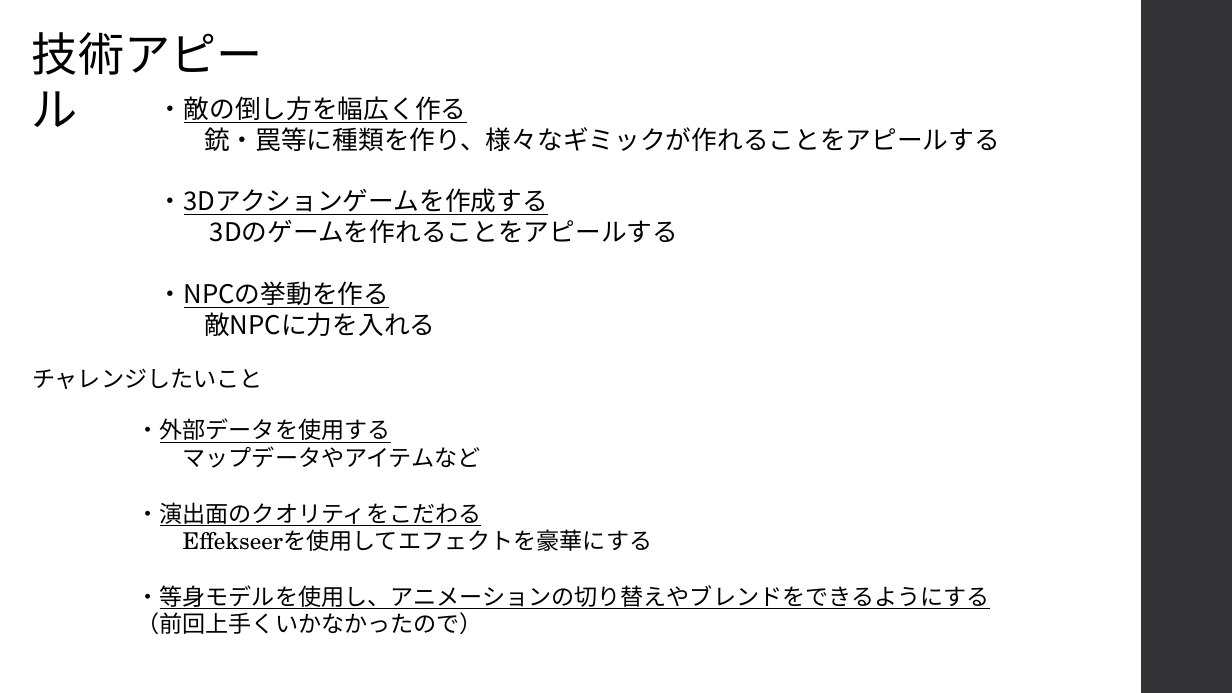
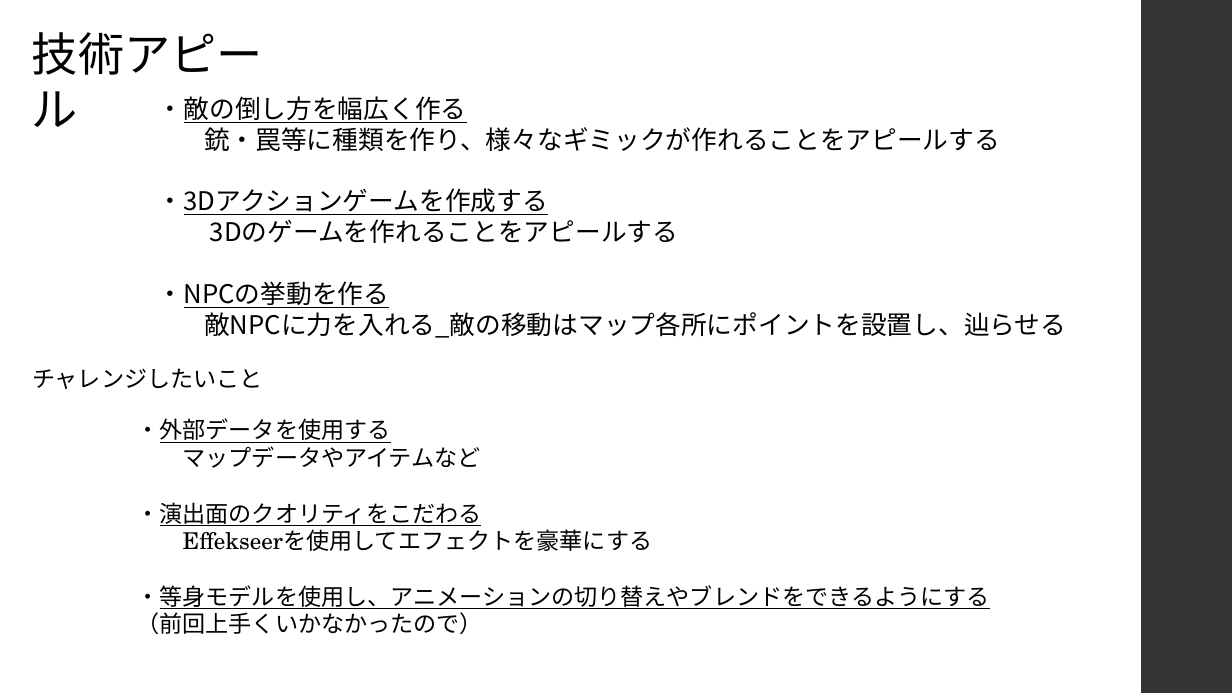
Before and after one commit to kakisawa/ProductionWork, a slide deck: slide 5 of 3DGame_3_NamelessGame/NamelessGame_企画書.pptx. Drawn at 1232x693 pixels with LibreOffice and Linux fonts; fonts in the diff are those of the drawing. Boxes give left, top, right and bottom in pixels: in the first picture for what was removed or moved away, otherwise in the second. Text is boxed around its words. In the diff, an @@ line names an element or a change of style, - is before the commit and + after.

```diff
--- a/3DGame_3_NamelessGame/NamelessGame_企画書.pptx
+++ b/3DGame_3_NamelessGame/NamelessGame_企画書.pptx
@@ text at [204,307,1066,338]: text changed @@
-敵NPCに力を入れる
+敵NPCに力を入れる_敵の移動はマップ各所にポイントを設置し、辿らせる
```
Also in this commit, not shown: 39 other files.
